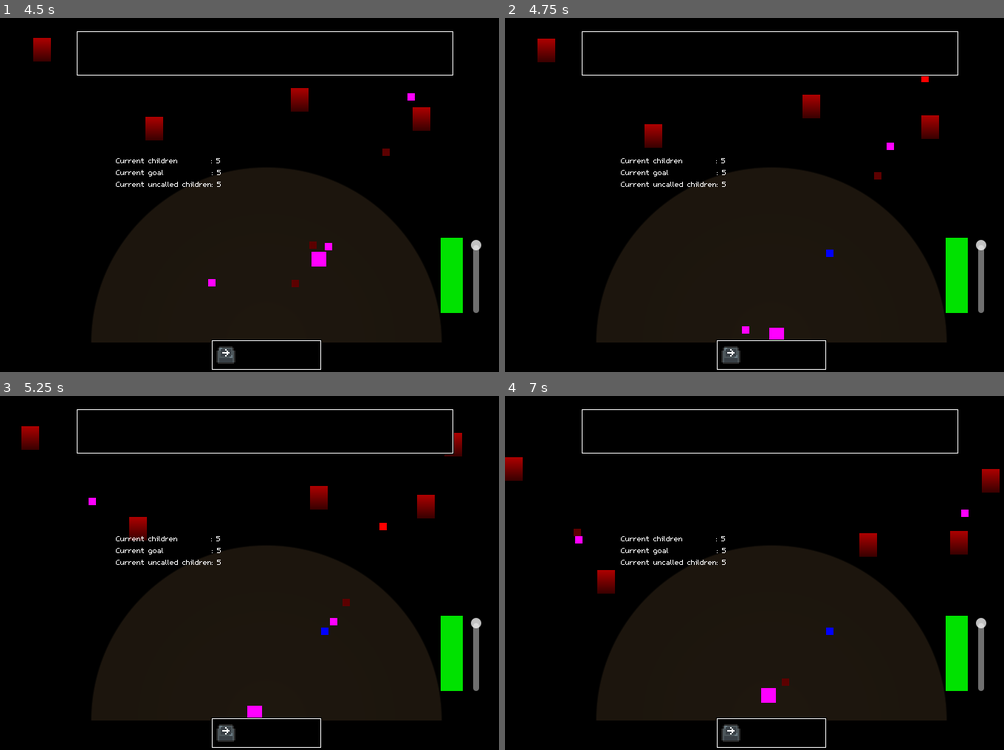
Above: before the commit, frames 1-4 (two rows, left to right).
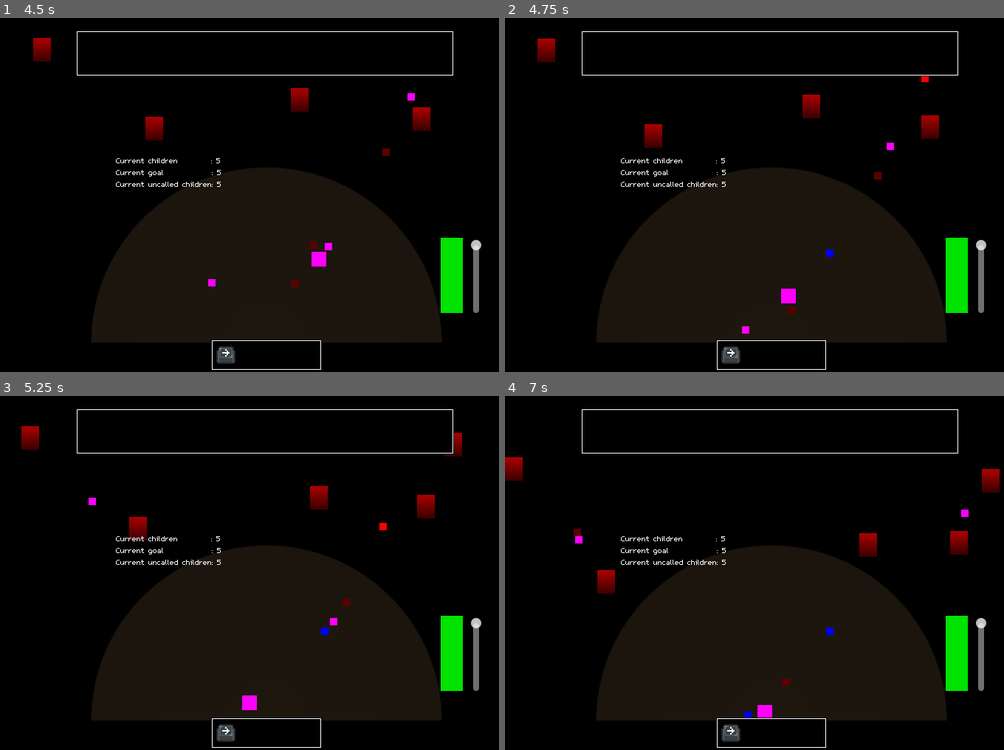
Above: after the commit, the same moments.

Repository: InRe-Dan/MiniJameGam34
Game: Godot game, scene res://Main/main.tscn
Two runs of this game, one before a commit and one after it. Both use one fixed random seed, a clock stepped at 60 frames per second and the inputs below.
Inputs:
- Up to frame 1 (4.5 s): hold D (move_right) 0.53-1.28 s; hold S (move_down) 1.28-2.03 s; hold D (move_right) 2.03-2.78 s; hold W (move_up) 2.78-3.53 s; hold A (move_left) from 3.53 s (still down)
- Up to frame 2 (4.75 s): keep holding A (move_left)
- Up to frame 3 (5.25 s): release A (move_left) at 5.03 s; hold S (move_down) from 5.03 s (still down)
- Up to frame 4 (7 s): release S (move_down) at 5.78 s; hold D (move_right) 5.78-6.53 s; hold W (move_up) from 6.53 s (still down)

Frame 1 is identical in both runs. In frame 2, 0.3% of the frame differs, in the area x 52-59%, y 76-91%; in frame 3, 0.2%; in frame 4, 0.3%.

Commit message:
Improved stun behavior

Diff:
--- a/Hazard/Hazards/chair.tscn
+++ b/Hazard/Hazards/chair.tscn
@@ -4,7 +4,7 @@
 
 [node name="Chair" instance=ExtResource("1_tokcb")]
 speed = 150.0
-force = 2.4
+force = 2.0
 hitstun = 1.4
 
 [node name="Sprite2D" parent="." index="0"]
--- a/Hazard/Hazards/puddle.tscn
+++ b/Hazard/Hazards/puddle.tscn
@@ -3,7 +3,7 @@
 [ext_resource type="PackedScene" uid="uid://bcudix53js4vw" path="res://Hazard/hazard.tscn" id="1_g0dmh"]
 
 [node name="Puddle" instance=ExtResource("1_g0dmh")]
-force = 3.0
+force = 2.4
 hitstun = 1.6
 lingering = true
 
--- a/Hazard/Hazards/tomato.tscn
+++ b/Hazard/Hazards/tomato.tscn
@@ -6,5 +6,5 @@
 modulate = Color(1, 0, 0, 1)
 speed = 215.0
 force = 0.8
-satisfaction = 0.01
+satisfaction = 0.025
 hitstun = 0.6
--- a/Hazard/hazard.gd
+++ b/Hazard/hazard.gd
@@ -31,7 +31,7 @@
 	if not body is Player: return
 
 	if lingering: direction = body.position.direction_to(position)
-	(body as Player).hit(direction * force * 1000, satisfaction, hitstun)
+	(body as Player).hit(direction * force * 200, satisfaction, hitstun)
 	if lingering_spawn:
 		var hazard: Hazard = lingering_spawn.instantiate()
 		hazard.position = position
--- a/Player/player.gd
+++ b/Player/player.gd
@@ -18,7 +18,7 @@
 
 ## Called every frame. 'delta' is the elapsed time since the previous frame.
 func _physics_process(delta: float) -> void:
-	velocity = velocity.lerp(get_input_vector() * movement_speed * speed_mod, delta * acceleration)
+	velocity = velocity.lerp(get_input_vector() * movement_speed * speed_mod, delta * acceleration * pow(speed_mod, 2.0))
 
 	move_and_slide()
 
